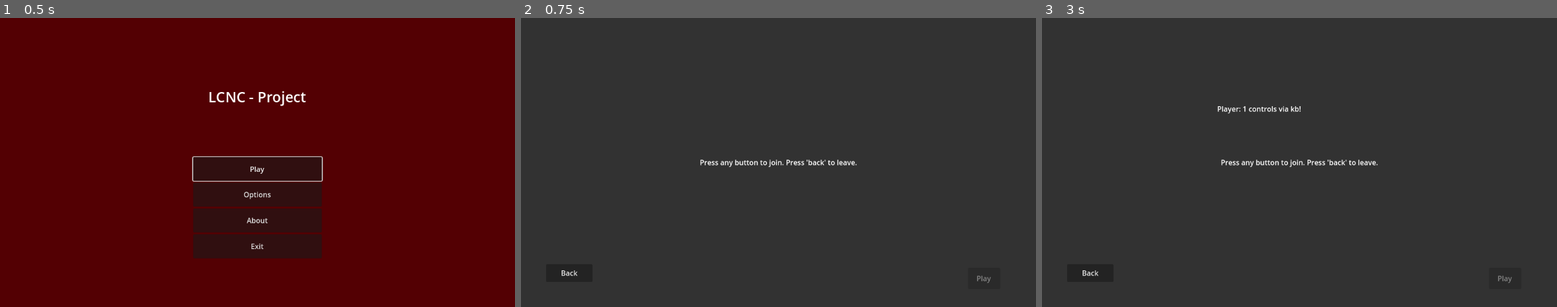
Above: before the commit, frames 1-3 (left to right).
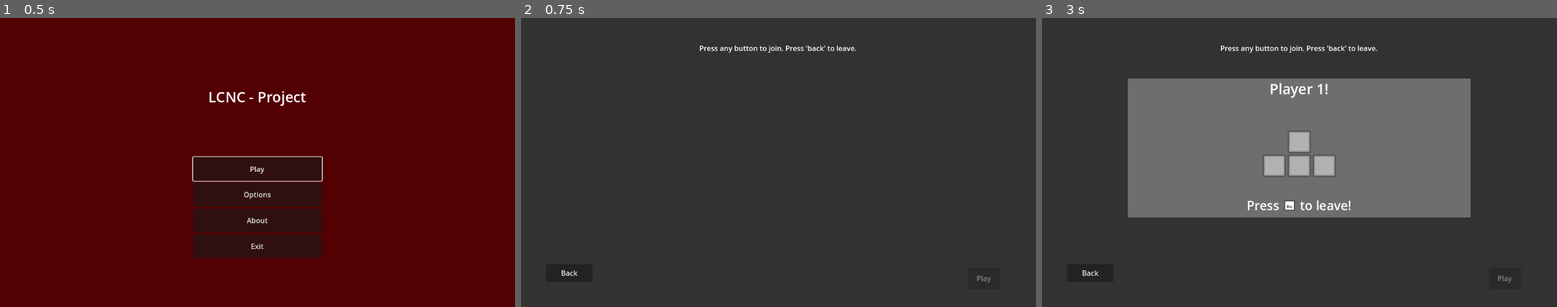
Above: after the commit, the same moments.

Repository: miklaskarjalainen/KioskKnockout
Game: Godot game, scene res://src/scenes/TitleScreen.tscn
The game is run twice, just before and just after one commit, with the same random seed, the same clock (stepped at 60 frames per second) and the same inputs.
Inputs (mouse positions are in pixels of both pictures, inside the frame that each line leads up to):
- Up to frame 1 (0.5 s): no input
- Up to frame 2 (0.75 s): click "Play" at 0.5 s
- Up to frame 3 (3 s): click "Back" at 1.25 s; click "Play" at 2 s; tap Enter at 2.75 s; move the mouse to (1412, 148) at 2.77 s; hold Up (ui_up) from 2.78 s (still down); click (1412, 148) at 2.92 s

Frame 1 is identical in both runs. In frame 2, 0.6% of the frame differs, in the area x 34-66%, y 9-52%; in frame 3, 32%, in the area x 16-84%, y 9-70%.

Commit message:
Added button prompts to the selection screen.

Diff:
--- a/src/scenes/SelectionScreen.gd
+++ b/src/scenes/SelectionScreen.gd
@@ -1,6 +1,6 @@
 extends Control
 
-@onready var players_label: Label = $players
+@export var player_container: PlayerFrameContainer = null
 
 const MIN_PLAYER_COUNT: int = 2
 const MAX_PLAYER_COUNT: int = 2
@@ -9,14 +9,6 @@
 
 func _ready():
 	_update_play_button()
-
-func _physics_process(delta: float) -> void:
-	players_label.text = ""
-
-	var player_index = 1
-	for pl in _players:
-		players_label.text += "Player: %s controls via %s!\n" % [player_index, pl]
-		player_index += 1
 
 func _add_player(device: int):
 	if device >= Global.INPUT_PREFIXES.size():
@@ -27,6 +19,7 @@
 
 	if not _players.has(Global.INPUT_PREFIXES[device]):
 		_players.push_back(Global.INPUT_PREFIXES[device])
+		player_container.add_player(device)
 
 	_update_play_button()
 
@@ -35,6 +28,7 @@
 		Console.error("Tried to remove a control type which is overbounds! (%s)" % device)
 		return
 
+	player_container.remove_player(device)
 	_players = _players.filter(func(n: String): return n != Global.INPUT_PREFIXES[device])
 	_update_play_button()
 
--- a/src/scenes/SelectionScreen.tscn
+++ b/src/scenes/SelectionScreen.tscn
@@ -1,8 +1,10 @@
-[gd_scene load_steps=2 format=3 uid="uid://bavc8k7sl031p"]
+[gd_scene load_steps=4 format=3 uid="uid://bavc8k7sl031p"]
 
 [ext_resource type="Script" path="res://src/scenes/SelectionScreen.gd" id="1_cxrss"]
+[ext_resource type="PackedScene" uid="uid://bej1u1c73id27" path="res://src/scenes/SelectionScreen/PlayerControllerFrame.tscn" id="2_rc6t4"]
+[ext_resource type="Script" path="res://src/scenes/SelectionScreen/PlayerFrameContainer.gd" id="2_sxq82"]
 
-[node name="SelectionScreen" type="Control"]
+[node name="SelectionScreen" type="Control" node_paths=PackedStringArray("player_container")]
 layout_mode = 3
 anchors_preset = 15
 anchor_right = 1.0
@@ -10,6 +12,7 @@
 grow_horizontal = 2
 grow_vertical = 2
 script = ExtResource("1_cxrss")
+player_container = NodePath("players")
 
 [node name="bg" type="ColorRect" parent="."]
 layout_mode = 1
@@ -32,31 +35,15 @@
 [node name="_info" type="Label" parent="."]
 editor_description = "Replace this with prompts."
 layout_mode = 1
-anchors_preset = 8
-anchor_left = 0.5
-anchor_top = 0.5
-anchor_right = 0.5
-anchor_bottom = 0.5
-offset_left = -128.0
-offset_top = -36.0
-offset_right = 128.0
-offset_bottom = 36.0
+anchors_preset = -1
+anchor_left = 0.326389
+anchor_top = 0.0493827
+anchor_right = 0.673611
+anchor_bottom = 0.160494
 grow_horizontal = 2
-grow_vertical = 2
 text = "Press any button to join. Press 'back' to leave."
 horizontal_alignment = 1
 vertical_alignment = 1
-metadata/_edit_lock_ = true
-
-[node name="players" type="Label" parent="."]
-layout_mode = 1
-anchors_preset = -1
-anchor_left = 0.340278
-anchor_top = 0.296296
-anchor_right = 0.638889
-anchor_bottom = 0.444444
-grow_horizontal = 2
-grow_vertical = 2
 metadata/_edit_use_anchors_ = true
 
 [node name="play" type="Button" parent="."]
@@ -68,5 +55,17 @@
 text = "Play"
 metadata/_edit_use_anchors_ = true
 
+[node name="players" type="HBoxContainer" parent="."]
+layout_mode = 1
+anchors_preset = -1
+anchor_left = 0.166667
+anchor_top = 0.209877
+anchor_right = 0.833333
+anchor_bottom = 0.691358
+alignment = 1
+script = ExtResource("2_sxq82")
+frame_scene = ExtResource("2_rc6t4")
+metadata/_edit_use_anchors_ = true
+
 [connection signal="pressed" from="back" to="." method="_on_back_pressed"]
 [connection signal="button_up" from="play" to="." method="_on_play_pressed"]
--- /dev/null
+++ b/src/scenes/SelectionScreen/PlayerControllerFrame.gd
@@ -0,0 +1,46 @@
+extends Control
+
+var _device: int = -1
+
+func _update_prompt(img_path: String):
+	var prompt: RichTextLabel = $leave_prompt
+
+	prompt.clear()
+	prompt.append_text("[center]Press ")
+	prompt.append_text(
+		"[img width=32 height=32]%s[/img]" % img_path
+	)
+	prompt.append_text(" to leave!")
+
+
+func _physics_process(delta: float) -> void:
+	# FIXME: this not even supposed to work anywhere else, okay? If ever made to support more controllers this needs to be fixed.
+	$player_name.text = "Player %s!" % [
+		1 if get_parent().get_children()[0] == self else 2
+	]
+
+func set_device(n: int) -> void:
+	# Keyboard
+	if n == 0:
+		$controller_text.texture = load("res://assets/prompts/diagrams/Keyboard_Diagram_Simple.png")
+		_update_prompt("res://assets/prompts/diagrams/Keyboard_Esc.png")
+		$controller_text.modulate.a = 0.5
+	# Controller
+	else:
+		match Input.get_joy_name(n-1):
+			"PS5 Controller":
+				$controller_text.texture = load("res://assets/prompts/diagrams/PS5_Diagram_Simple.png")
+				_update_prompt("res://assets/prompts/diagrams/PS4_Circle.png")
+			"PS4 Controller":
+				$controller_text.texture = load("res://assets/prompts/diagrams/PS4_Diagram_Simple.png")
+				_update_prompt("res://assets/prompts/diagrams/PS4_Circle.png")
+			_: # Generic, use the xbox one diagram.
+				$controller_text.texture = load("res://assets/prompts/diagrams/Xbox_Diagram_Simple.png")
+				_update_prompt("res://assets/prompts/diagrams/Xbox_B.png")
+
+		print(Input.get_joy_name(n-1))
+
+	_device = n
+
+func get_device() -> int:
+	return _device
--- /dev/null
+++ b/src/scenes/SelectionScreen/PlayerControllerFrame.tscn
@@ -0,0 +1,58 @@
+[gd_scene load_steps=3 format=3 uid="uid://bej1u1c73id27"]
+
+[ext_resource type="Script" path="res://src/scenes/SelectionScreen/PlayerControllerFrame.gd" id="1_702bn"]
+[ext_resource type="Texture2D" uid="uid://dn6o5xm57t7hy" path="res://assets/prompts/diagrams/Xbox_Diagram_Simple.png" id="2_18mon"]
+
+[node name="unit" type="Control"]
+custom_minimum_size = Vector2(240, 0)
+layout_mode = 3
+anchor_right = 0.208
+anchor_bottom = 0.58
+offset_right = 0.384003
+offset_bottom = 0.159973
+size_flags_horizontal = 3
+size_flags_vertical = 3
+size_flags_stretch_ratio = 0.5
+script = ExtResource("1_702bn")
+
+[node name="bg" type="ColorRect" parent="."]
+layout_mode = 1
+anchors_preset = 15
+anchor_right = 1.0
+anchor_bottom = 1.0
+grow_horizontal = 2
+grow_vertical = 2
+color = Color(0.43134, 0.43134, 0.43134, 1)
+
+[node name="player_name" type="Label" parent="."]
+layout_mode = 2
+anchor_right = 1.0
+anchor_bottom = 0.15
+theme_override_font_sizes/font_size = 32
+text = "PLAYER X"
+horizontal_alignment = 1
+vertical_alignment = 1
+
+[node name="controller_text" type="TextureRect" parent="."]
+layout_mode = 1
+anchors_preset = -1
+anchor_top = 0.358974
+anchor_right = 1.0
+anchor_bottom = 0.717949
+grow_horizontal = 2
+grow_vertical = 2
+texture = ExtResource("2_18mon")
+expand_mode = 1
+stretch_mode = 5
+metadata/_edit_use_anchors_ = true
+
+[node name="leave_prompt" type="RichTextLabel" parent="."]
+layout_mode = 1
+anchors_preset = -1
+anchor_top = 0.851064
+anchor_right = 1.0
+anchor_bottom = 1.0
+theme_override_font_sizes/normal_font_size = 28
+bbcode_enabled = true
+text = "[center]Press [img width=32 height=32]res://assets/prompts/diagrams/Xbox_B.png[/img] to leave!"
+metadata/_edit_use_anchors_ = true
--- /dev/null
+++ b/src/scenes/SelectionScreen/PlayerFrameContainer.gd
@@ -0,0 +1,15 @@
+extends HBoxContainer
+class_name PlayerFrameContainer
+
+@export var frame_scene: PackedScene = null
+
+## 0 - Keyboard, 1 - Controller, 2 - Controller 2
+func add_player(device: int):
+	var instance = frame_scene.instantiate()
+	add_child(instance, true)
+	instance.set_device(device)
+
+func remove_player(device: int):
+	for c in get_children():
+		if c.get_device() == device:
+			c.queue_free()
Binary file added: assets/prompts/diagrams/Keyboard_Diagram_Simple.png
Not shown, added: assets/prompts/diagrams/Keyboard_Diagram_Simple.png.import
Binary file added: assets/prompts/diagrams/Keyboard_Esc.png
Not shown, added: assets/prompts/diagrams/Keyboard_Esc.png.import
Binary file added: assets/prompts/diagrams/PS4_Circle.png
Not shown, added: assets/prompts/diagrams/PS4_Circle.png.import
Binary file added: assets/prompts/diagrams/PS4_Cross.png
Not shown, added: assets/prompts/diagrams/PS4_Cross.png.import
Binary file added: assets/prompts/diagrams/PS4_Diagram_Simple.png
Not shown, added: assets/prompts/diagrams/PS4_Diagram_Simple.png.import
Binary file added: assets/prompts/diagrams/PS4_Square.png
Not shown, added: assets/prompts/diagrams/PS4_Square.png.import
(and 14 more such lines)
